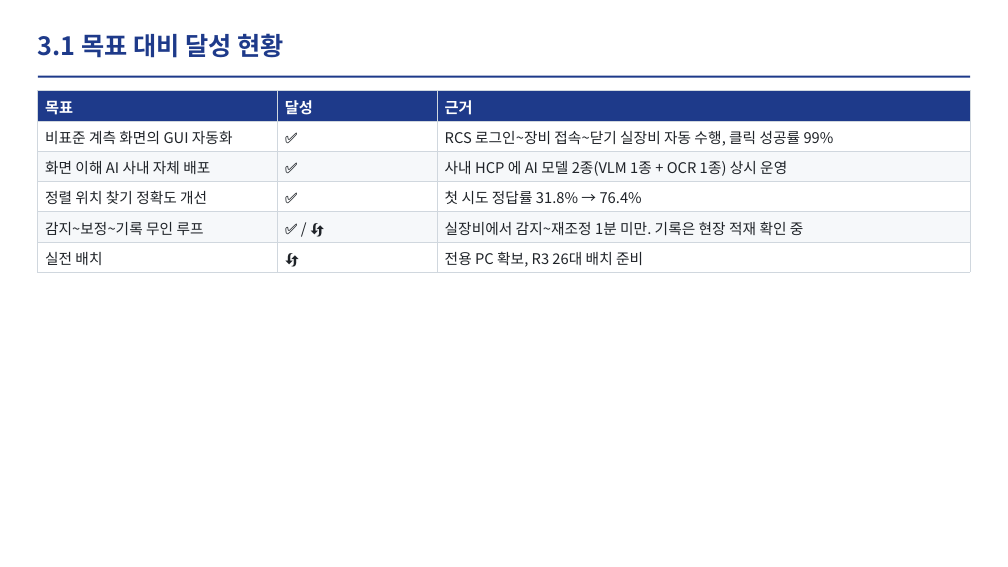
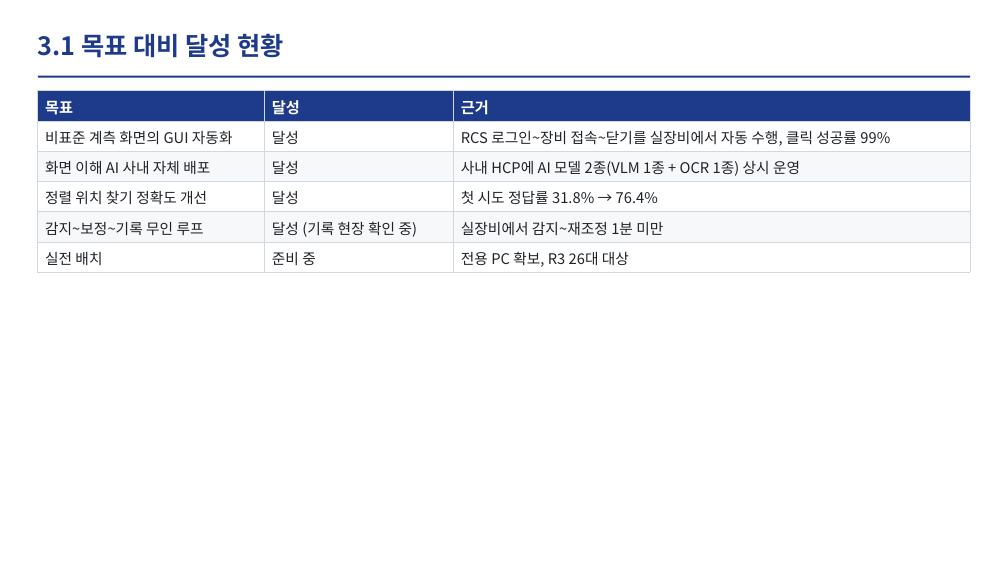
Before and after one commit to DarrenKoi/auto_recipe_creator, a slide deck: slide 7 of docs/project_progress/img/07/07_slides.pptx. Drawn at 1008x567 pixels with LibreOffice and Linux fonts; fonts in the diff are those of the drawing. Boxes give left, top, right and bottom in pixels: in the first picture for what was removed or moved away, otherwise in the second. Text is boxed around its words. In the diff, an @@ line names an element or a change of style, - is before the commit and + after.

```diff
--- a/docs/project_progress/img/07/07_slides.pptx
+++ b/docs/project_progress/img/07/07_slides.pptx
@@ table at bbox=[38, 91, 970, 272] @@
-row 2, column 2: ✅
+row 2, column 2: 달성
-row 2, column 3: RCS 로그인~장비 접속~닫기 실장비 자동 수행, 클릭 성공률 99%
+row 2, column 3: RCS 로그인~장비 접속~닫기를 실장비에서 자동 수행, 클릭 성공률 99%
-row 3, column 2: ✅
+row 3, column 2: 달성
-row 3, column 3: 사내 HCP 에 AI 모델 2종(VLM 1종 + OCR 1종) 상시 운영
+row 3, column 3: 사내 HCP에 AI 모델 2종(VLM 1종 + OCR 1종) 상시 운영
-row 4, column 2: ✅
+row 4, column 2: 달성
-row 5, column 2: ✅ / 🔄
+row 5, column 2: 달성 (기록 현장 확인 중)
-row 5, column 3: 실장비에서 감지~재조정 1분 미만. 기록은 현장 적재 확인 중
+row 5, column 3: 실장비에서 감지~재조정 1분 미만
-row 6, column 2: 🔄
+row 6, column 2: 준비 중
-row 6, column 3: 전용 PC 확보, R3 26대 배치 준비
+row 6, column 3: 전용 PC 확보, R3 26대 대상
```
Also in this commit, not shown: 8 other slides changed, 8 other files.
